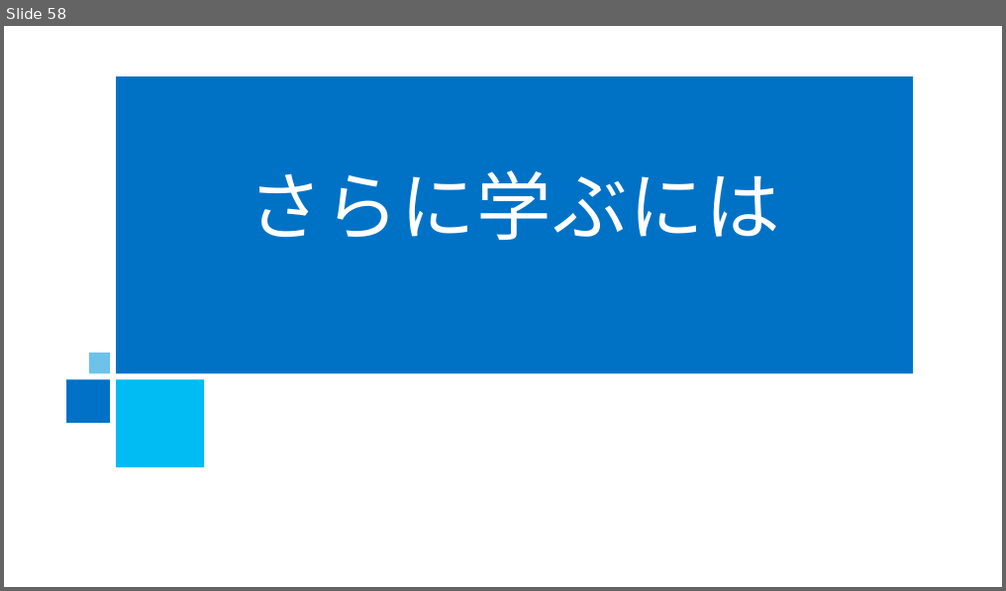
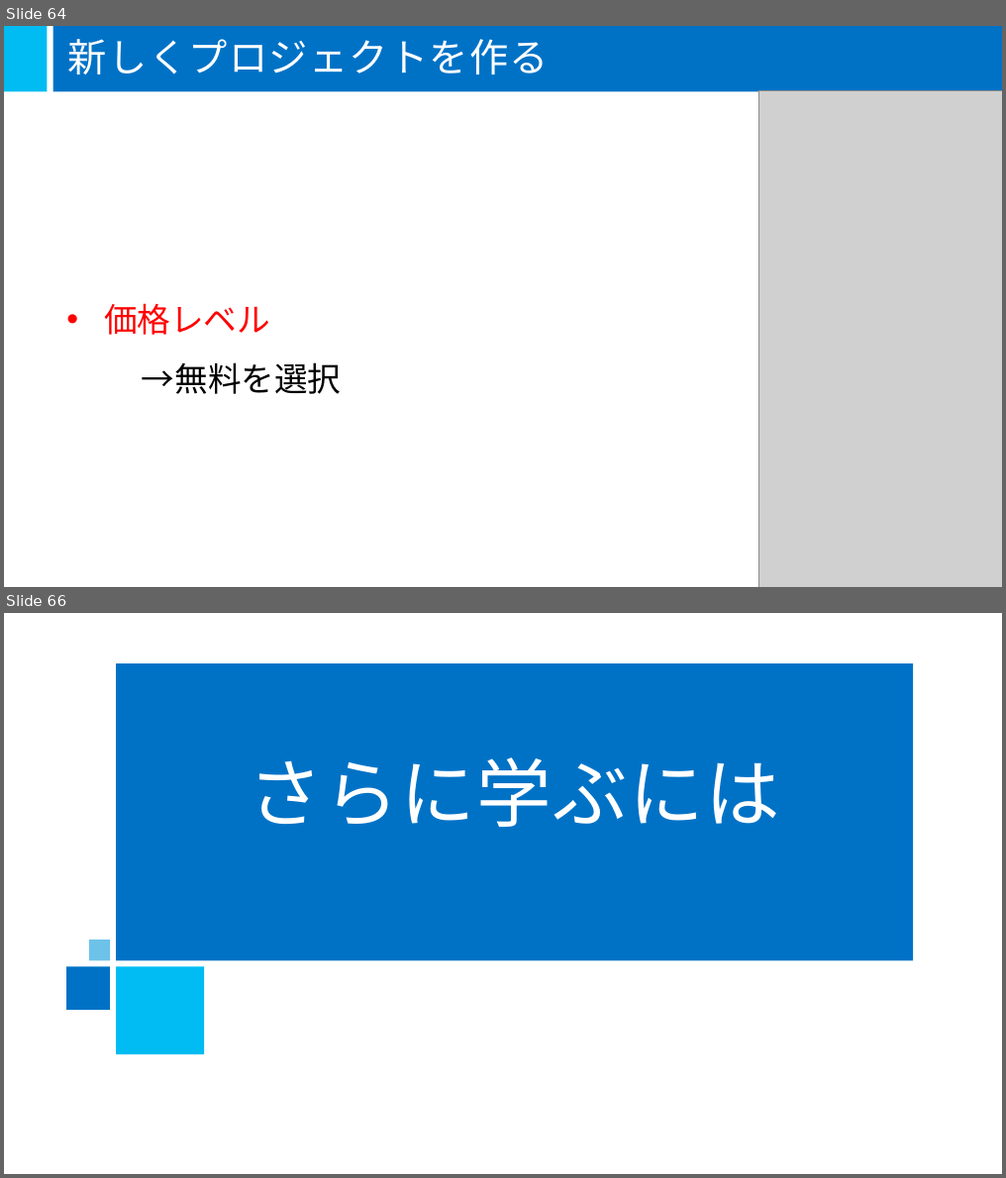
Before and after one commit to mspjp/20160611TokyoSeminar, a slide deck: 05-Microsoft Azure/05-Microsoft Azure.pptx. Shown one above the other, each under a label of ours: slide 58 before the commit, slides 64 and 66 after it; the slides between them are not shown. The pictures are 1006x591 and 1006x1178 pixels, drawn with LibreOffice and Linux fonts; fonts in the diff are those of the drawing; grey boxes stand for pictures; background and template pictures are left out. Boxes give left, top, right and bottom in pixels: in the first picture for what was removed or moved away, otherwise in the second. Text is boxed around its words. In the diff, an @@ line names an element or a change of style, - is before the commit and + after.

```diff
--- a/05-Microsoft Azure/05-Microsoft Azure.pptx
+++ b/05-Microsoft Azure/05-Microsoft Azure.pptx
@@ slide 64 added at <box>4,26,1002,587</box>, background #FFFFFF @@
@@ rectangle added at <box>4,26,48,92</box>, fill #00BCF2 @@
@@ rectangle added at <box>54,26,1002,92</box>, fill #0072C6 @@
@@ title added at <box>68,39,548,75</box>, 37.3 pt, text #FFFFFF @@
+新しくプロジェクトを作る
@@ picture added at <box>758,90,1002,587</box> @@
@@ text added at <box>104,303,342,394</box>, 32 pt, text #000000 @@
+• 価格レベル
+→無料を選択
@@ what was slide 58 is now slide 66 @@
```
Also in this commit, not shown: 5 slides changed, 8 other slides added, 1 slide removed.
